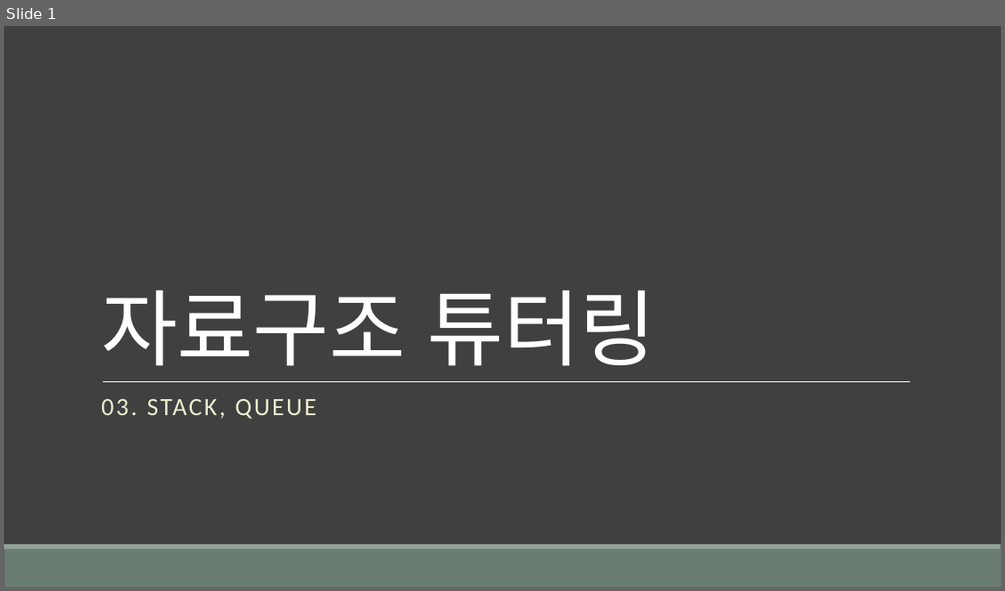
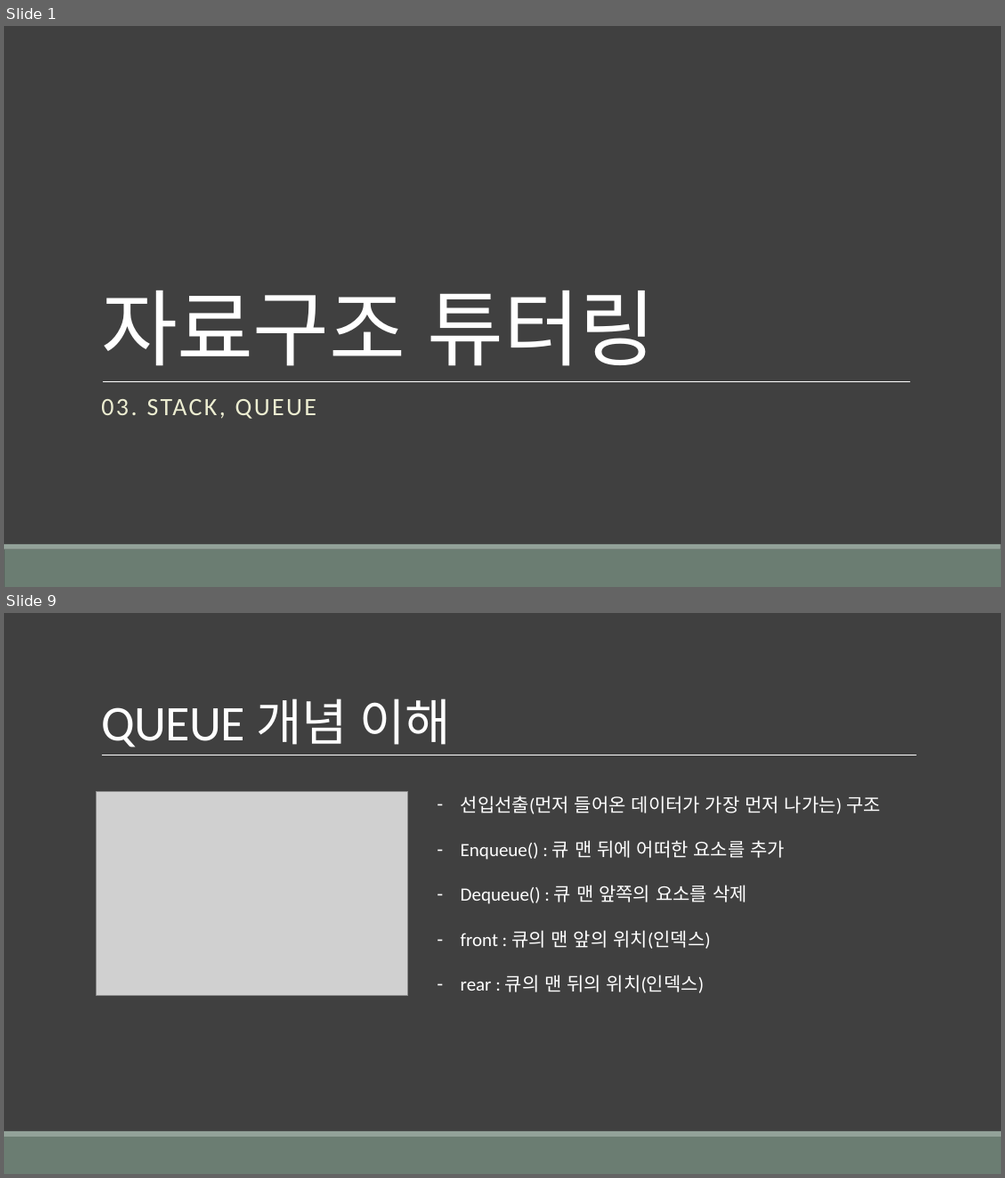
Before and after one commit to logg9715/DataStructure_Lecture-2023-2, a slide deck: ppt/자료구조 튜터링 03.pptx. Shown one above the other, each under a label of ours: slide 1 before the commit, slides 1 and 9 after it; the slides between them are not shown. The pictures are 1005x591 and 1005x1178 pixels, drawn with LibreOffice and Linux fonts; fonts in the diff are those of the drawing; grey boxes stand for pictures. Boxes give left, top, right and bottom in pixels: in the first picture for what was removed or moved away, otherwise in the second. Text is boxed around its words. In the diff, an @@ line names an element or a change of style, - is before the commit and + after.

```diff
--- a/ppt/자료구조 튜터링 03.pptx
+++ b/ppt/자료구조 튜터링 03.pptx
@@ slide 9 added at bbox=[4, 613, 1001, 1174], background #404040; not listed: 2 template elements that a slide beside it also shows @@
@@ title added at bbox=[101, 698, 451, 747], 48 pt, text #FFFFFF @@
+QUEUE 개념 이해
@@ line added from (102, 755) to (917, 755), #FFFFFF 0.5 pt @@
@@ picture added at bbox=[97, 792, 409, 996] @@
@@ text added at bbox=[461, 795, 881, 993], 18 pt, text #FFFFFF @@
+– 선입선출(먼저 들어온 데이터가 가장 먼저 나가는) 구조
+– Enqueue() : 큐 맨 뒤에 어떠한 요소를 추가
+– Dequeue() : 큐 맨 앞쪽의 요소를 삭제
+– front : 큐의 맨 앞의 위치(인덱스)
+– rear : 큐의 맨 뒤의 위치(인덱스)
```
Also in this commit, not shown: 1 slide changed, 6 other slides added, 1 slide removed, 2 other files.
